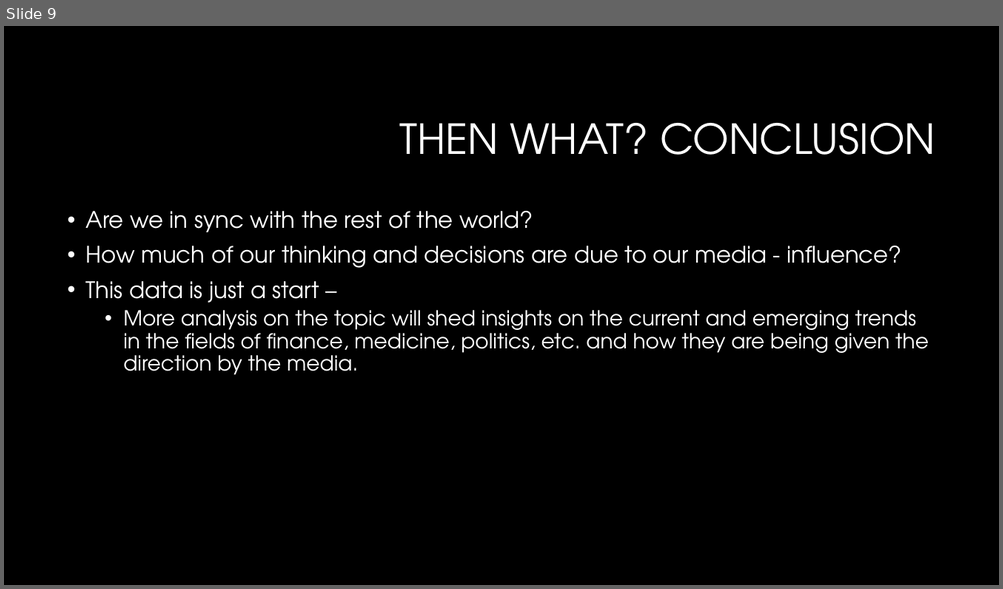
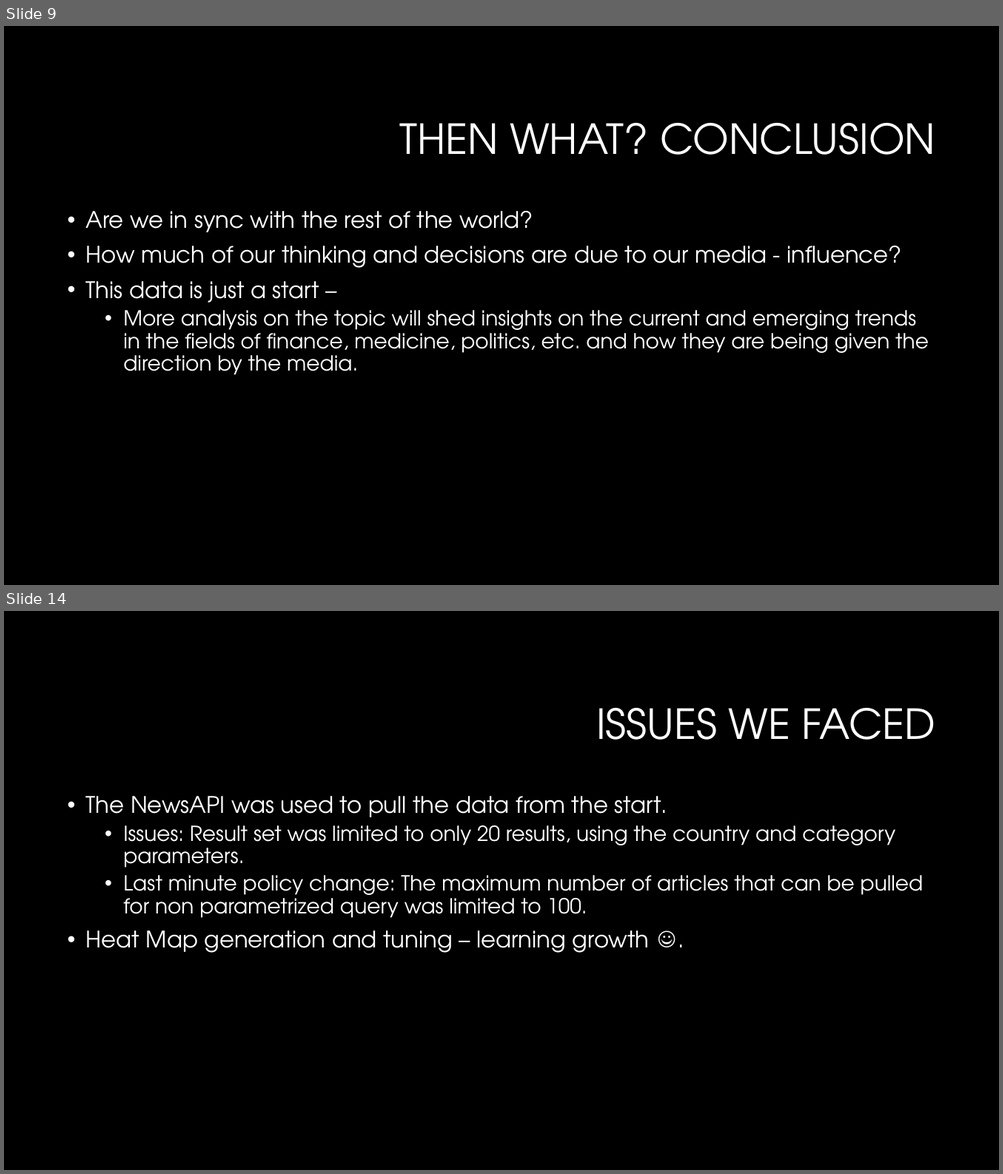
Before and after one commit to bsadagopa/Project1, a slide deck: Project1-Presentation.pptx. Shown one above the other, each under a label of ours: slide 9 before the commit, slides 9 and 14 after it; the slides between them are not shown. The pictures are 1003x589 and 1003x1174 pixels, drawn with LibreOffice and Linux fonts; fonts in the diff are those of the drawing; background and template pictures are left out. Boxes give left, top, right and bottom in pixels: in the first picture for what was removed or moved away, otherwise in the second. Text is boxed around its words. In the diff, an @@ line names an element or a change of style, - is before the commit and + after.

Commit message:
Added issues and quotes.

```diff
--- a/Project1-Presentation.pptx
+++ b/Project1-Presentation.pptx
@@ slide 14 added at <box>4,611,999,1170</box>, background #000000 @@
@@ title added at <box>596,708,936,740</box>, 40 pt, text #FFFFFF @@
+ISSUES WE FACED
@@ text added at <box>86,796,923,953</box>, 20 pt, text #FFFFFF @@
+• The NewsAPI was used to pull the data from the start.
+  • Issues: Result set was limited to only 20 results, using the country and category parameters.
+  • Last minute policy change: The maximum number of articles that can be pulled for non parametrized query was limited to 100.
+• Heat Map generation and tuning – learning growth ☺.
```
Also in this commit, not shown: 4 other slides added.
